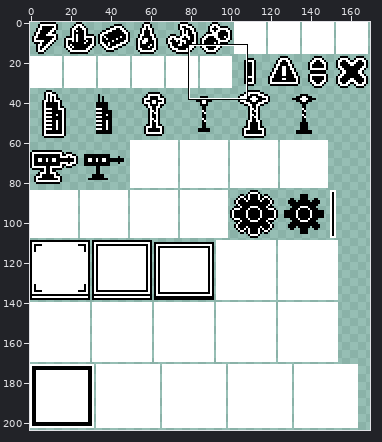
One commit to this sprite sheet: Assets/Sprites/1Bit icons.png. The first picture is a wide view before the edit; the outline marks the close-up.
Close-up. Earlier state:
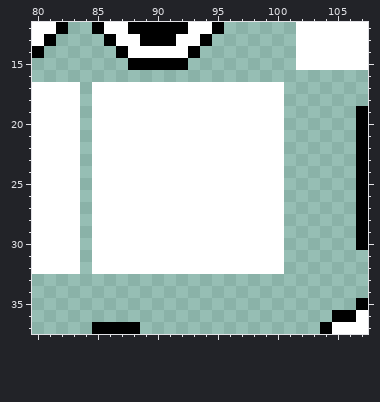
The file is 170x204 pixels. Shown: x 80..107, y 12..37.
The same view after the edit:
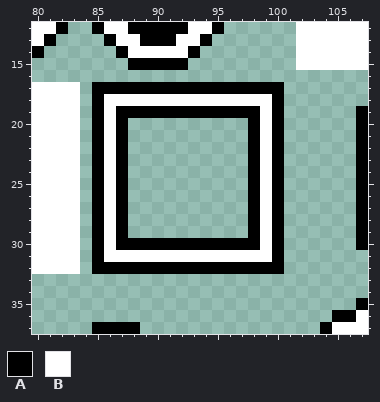
Palette (. is transparent): A #000000  B #ffffff
What changed:
Changed rows in their new state; - is an unchanged pixel.
first column x 85:
17 AAAAAAAAAAAAAAAA
18 A--------------A
19 A-AAAAAAAAAAAA-A
20 A-A..........A-A
21 A-A..........A-A
22 A-A..........A-A
23 A-A..........A-A
24 A-A..........A-A
25 A-A..........A-A
26 A-A..........A-A
27 A-A..........A-A
28 A-A..........A-A
29 A-A..........A-A
30 A-AAAAAAAAAAAA-A
31 A--------------A
32 AAAAAAAAAAAAAAAA
Changed places in both close-ups, as pixel boxes (x1, y1, x2, y2):
changed: (92, 82, 284, 274)
